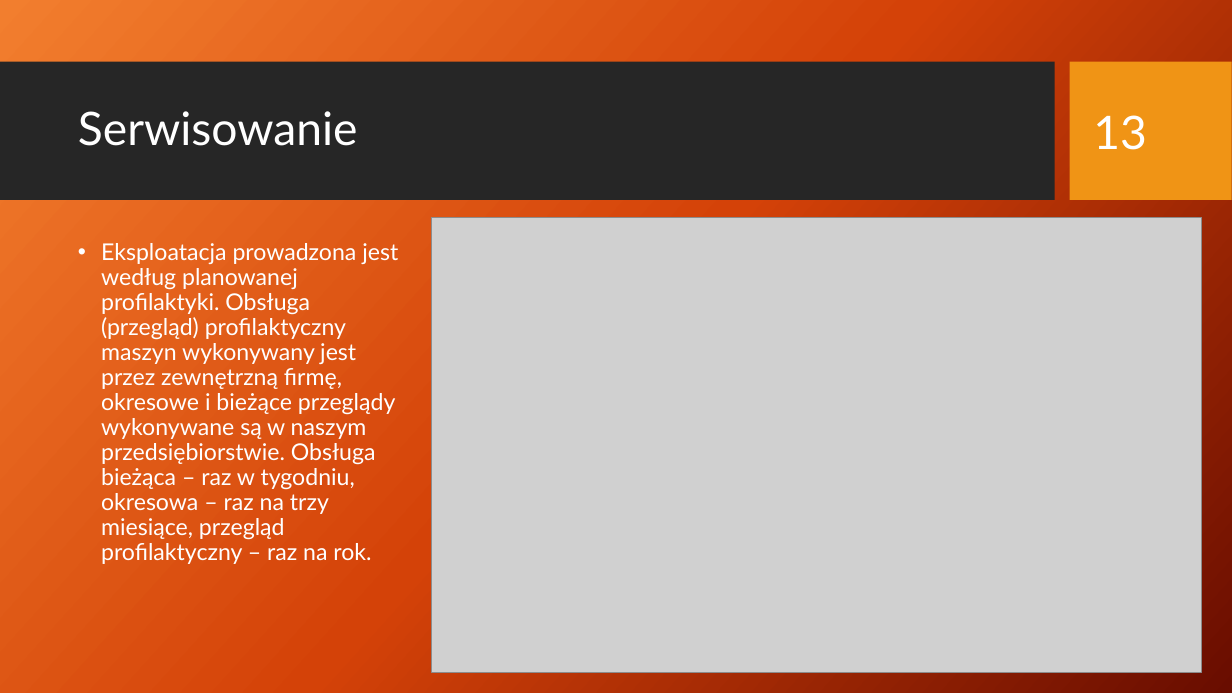
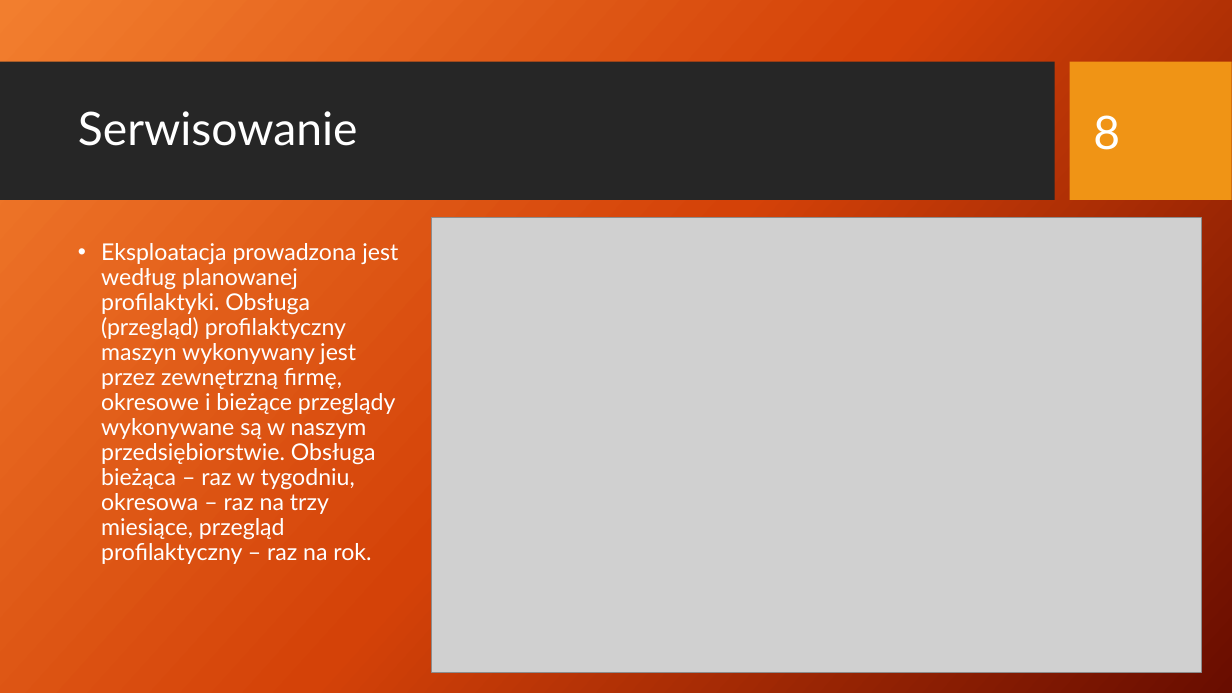
Before and after one commit to rudnickirobert/KWZP2021, a slide deck: slide 13 of Prezentacja_29.04.pptx. Drawn at 1232x693 pixels with LibreOffice and Linux fonts; fonts in the diff are those of the drawing; grey boxes stand for pictures; background and template pictures are left out. Boxes give left, top, right and bottom in pixels: in the first picture for what was removed or moved away, otherwise in the second. Text is boxed around its words. In the diff, an @@ line names an element or a change of style, - is before the commit and + after.

```diff
--- a/Prezentacja_29.04.pptx
+++ b/Prezentacja_29.04.pptx
@@ text at (1093, 115, 1120, 150): text changed @@
-13
+8
```
Also in this commit, not shown: 19 other slides changed.
